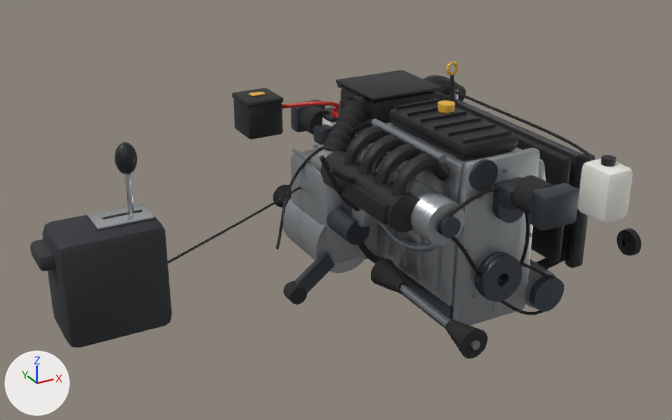
The glTF model vaultSuzuki/3D/visor/capas/motor.glb, before and after one commit.
Before and after are seen from a 50 mm lens placed at (-0.188, -2.327, 1.657), pointed at (1.064, -0.051, 0.519). The lights are fixed; the arrows at lower left show +X, +Y and +Z. The first picture is the older version. Vertices at exactly the same position are counted once.

Names of what the first picture shows: 'accesorios', 'admision', 'bloque', 'caja_4at', 'deposito_refrigerante', 'distribucion', 'filtro_aire', 'palanca', 'radiador', 'semieje_der', 'soportes_motor', 'tapa_valvulas' and 9 more.
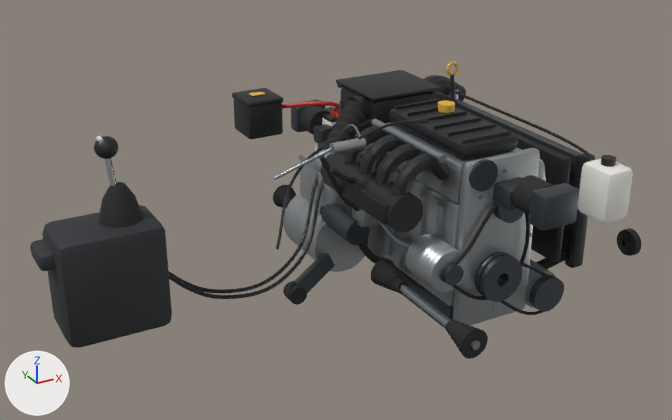
Location of each change, [x1, y1, x2, y2] in pixels of the pictures (672 x 420 px; the box of a moved part takes in the faces that stretch with it):
'palanca', reshaped (106% wider)
    before: [30, 142, 172, 348]
    after: [30, 136, 323, 348]
'accesorios', reshaped
    before: [411, 187, 564, 315]
    after: [406, 202, 564, 315]
'caja_4at', deleted
    before: [168, 143, 383, 273]
    faces in mat_aluminio (grey #a9adb0): [283, 143, 383, 273]
    faces in mat_plástico_negro (black #1b1c1e): [168, 187, 300, 264]
'caja_5mt', added
    after: [283, 142, 383, 272]
    faces in mat_aluminio (grey #a9adb0): [283, 143, 383, 272]
'bomba_embrague', added
    after: [274, 119, 430, 180]
    faces in mat_aluminio (grey #a9adb0): [329, 138, 366, 155]
    faces in mat_acero (grey #9aa0a6): [274, 124, 361, 180]
    faces in mat_goma (black #232323): [358, 119, 430, 140]
part 1 of me_accesorios, moved or reshaped
    before: [439, 216, 461, 238]
    after: [441, 263, 464, 286]
part 2 of me_accesorios, moved or reshaped
    before: [411, 187, 465, 246]
    after: [406, 234, 468, 292]
part 3 of me_accesorios, moved or reshaped
    before: [437, 198, 481, 277]
    after: [441, 202, 498, 300]
part 4 of me_palanca, added (black)
    after: [94, 136, 118, 159]
part 5 of me_palanca, added
    after: [169, 178, 323, 299]
part 6 of me_palanca, added
    after: [169, 171, 319, 293]
part 7 of me_palanca, added (black)
    after: [98, 182, 143, 228]
part 8 of me_palanca, added (mostly hidden)
    after: [105, 158, 117, 187]
part 9 of me_palanca, deleted (black)
    before: [115, 142, 137, 174]
part 10 of me_palanca, deleted (mostly hidden)
    before: [125, 174, 134, 214]
part 11 of me_palanca, deleted
    before: [87, 204, 154, 231]

What changed in the scene script:
```text
Change me_accesorios:
    remove me_accesorios.from_pydata(...)  # 2106 vertices, 4196 faces; spans x 1.124..1.625, y -0.48..-0.28, z 0.238..0.684
    add me_accesorios.from_pydata(...)  # 2166 vertices, 4316 faces; spans x 1.144..1.625, y -0.48..-0.28, z 0.238..0.675
    me_accesorios part 1: the loose piece of 64 vertices spanning x 1.16..1.22, y -0.47..-0.44, z 0.57..0.63 is moved by (0.02, 0.0, -0.15)
    me_accesorios part 2: the loose piece of 546 vertices spanning x 1.124..1.256, y -0.45..-0.31, z 0.534..0.666 is moved by (0.02, 0.0, -0.15)
    me_accesorios part 3: 90 vertices moved from x 1.257..1.443, y -0.461..-0.45, z 0.63..0.684 to x 1.361..1.443, y -0.461..-0.45, z 0.63..0.675; 258 vertices removed from x 1.155..1.379, y -0.461..-0.45, z 0.327..0.653; 318 vertices added at x 1.175..1.376, y -0.461..-0.45, z 0.325..0.643
Change me_palanca:
    remove me_palanca.from_pydata(...)  # 506 vertices, 988 faces; spans x 0.18..0.52, y -0.1..0.1, z 0.29..0.825
    add me_palanca.from_pydata(...)  # 1312 vertices, 2592 faces; spans x 0.18..1.205, y -0.1..0.276, z 0.261..0.85
    me_palanca part 4: a new loose piece, a UV sphere (24 segments, 12 rings, poles along z) spanning x 0.368..0.432, y -0.03..0.03, z 0.79..0.85, in mat_plástico_negro (black #1b1c1e)
    me_palanca part 5: a new loose piece of 410 vertices spanning x 0.437..1.205, y -0.036..0.236, z 0.261..0.583, in mat_plástico_negro (black #1b1c1e)
    me_palanca part 6: a new loose piece of 410 vertices spanning x 0.437..1.205, y 0.004..0.276, z 0.261..0.583, in mat_plástico_negro (black #1b1c1e)
    me_palanca part 7: a new loose piece of 74 vertices spanning x 0.36..0.48, y -0.06..0.06, z 0.61..0.71, in mat_goma (black #232323)
    me_palanca part 8: a new loose piece of 32 vertices spanning x 0.391..0.429, y -0.009..0.009, z 0.619..0.801, in mat_cromado (light grey #d4d7da)
    me_palanca part 9: the loose piece of 266 vertices spanning x 0.42..0.48, y -0.025..0.025, z 0.735..0.825 is deleted
    me_palanca part 10: the loose piece of 64 vertices spanning x 0.442..0.458, y -0.008..0.008, z 0.615..0.765 is deleted
    me_palanca part 11
    64 vertices are removed from x 0.34..0.5, y -0.05..0.05, z 0.609..0.622
    120 faces are deleted
    other edits to the shape of me_palanca do not show in these pictures
    add me_palanca.materials.append(mat_goma)  # black #232323
    add me_palanca.materials.append(mat_cuadro_de_instrumentos)  # white #e9eef2
Remove ob_caja_4at:
    ob_caja_4at = bpy.data.objects.new('caja_4at', me_caja_4at)
Add ob_caja_5mt:
    ob_caja_5mt = bpy.data.objects.new('caja_5mt', me_caja_5mt)  # 584 vertices, 1108 faces; spans x 1.09..1.54, y 0.04..0.41, z 0.19..0.636; in mat_aluminio (grey #a9adb0), mat_acero (grey #9aa0a6), mat_acero_oscuro (dark grey #4f545a)
    ob_caja_5mt.location = (0.0, 0.0, 0.0)
Add ob_bomba_embrague:
    ob_bomba_embrague = bpy.data.objects.new('bomba_embrague', me_bomba_embrague)  # 616 vertices, 1216 faces; spans x 0.817..1.213, y -0.402..0.153, z 0.583..0.894; in mat_aluminio (grey #a9adb0), mat_acero (grey #9aa0a6), mat_goma (black #232323)
    ob_bomba_embrague.location = (0.0, 0.0, 0.0)
```
